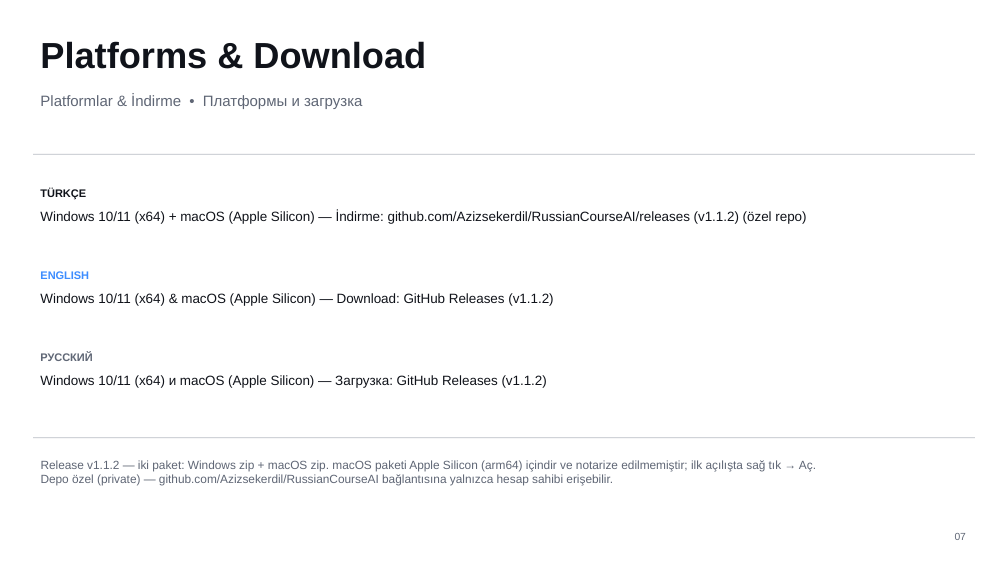
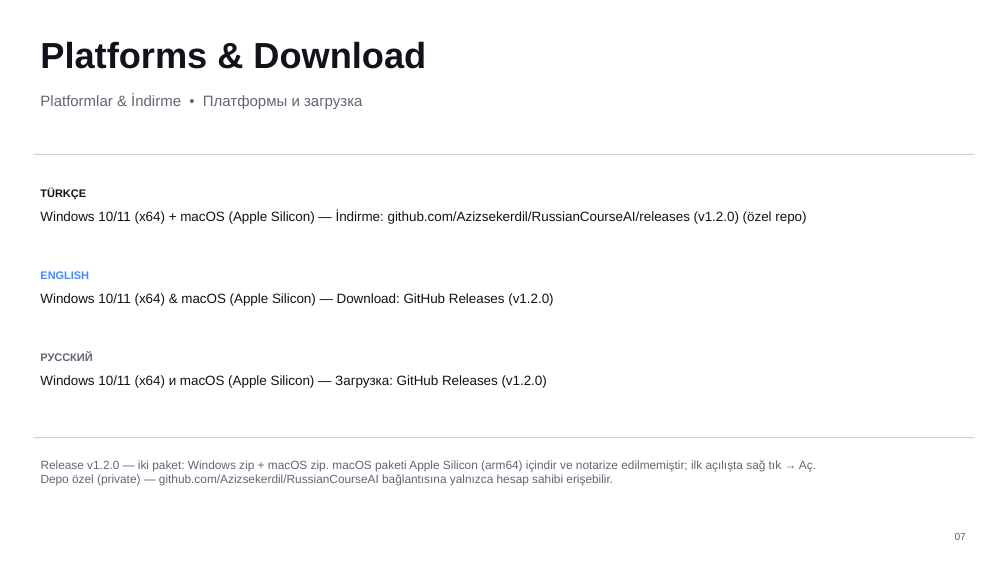
Before and after one commit to Azizsekerdil/RussianCourseAI, a slide deck: slide 7 of docs/presentation/Russian-Course-AI-Trilingual.pptx. Drawn at 1008x567 pixels with LibreOffice and Linux fonts; fonts in the diff are those of the drawing. Boxes give left, top, right and bottom in pixels: in the first picture for what was removed or moved away, otherwise in the second. Text is boxed around its words. In the diff, an @@ line names an element or a change of style, - is before the commit and + after.

```diff
--- a/docs/presentation/Russian-Course-AI-Trilingual.pptx
+++ b/docs/presentation/Russian-Course-AI-Trilingual.pptx
@@ text at [40, 211, 806, 224]: text changed @@
-Windows 10/11 (x64) + macOS (Apple Silicon) — İndirme: github.com/Azizsekerdil/RussianCourseAI/releases (v1.1.2) (özel repo)
+Windows 10/11 (x64) + macOS (Apple Silicon) — İndirme: github.com/Azizsekerdil/RussianCourseAI/releases (v1.2.0) (özel repo)
@@ text at [40, 293, 553, 306]: text changed @@
-Windows 10/11 (x64) & macOS (Apple Silicon) — Download: GitHub Releases (v1.1.2)
+Windows 10/11 (x64) & macOS (Apple Silicon) — Download: GitHub Releases (v1.2.0)
@@ text at [40, 375, 547, 388]: text changed @@
-Windows 10/11 (x64) и macOS (Apple Silicon) — Загрузка: GitHub Releases (v1.1.2)
+Windows 10/11 (x64) и macOS (Apple Silicon) — Загрузка: GitHub Releases (v1.2.0)
@@ text at [41, 460, 816, 471]: text changed @@
-Release v1.1.2 — iki paket: Windows zip + macOS zip. macOS paketi Apple Silicon (arm64) içindir ve notarize edilmemiştir; ilk açılışta sağ tık → Aç.
+Release v1.2.0 — iki paket: Windows zip + macOS zip. macOS paketi Apple Silicon (arm64) içindir ve notarize edilmemiştir; ilk açılışta sağ tık → Aç.
```
Also in this commit, not shown: 1 other slide changed, 2 other files.
